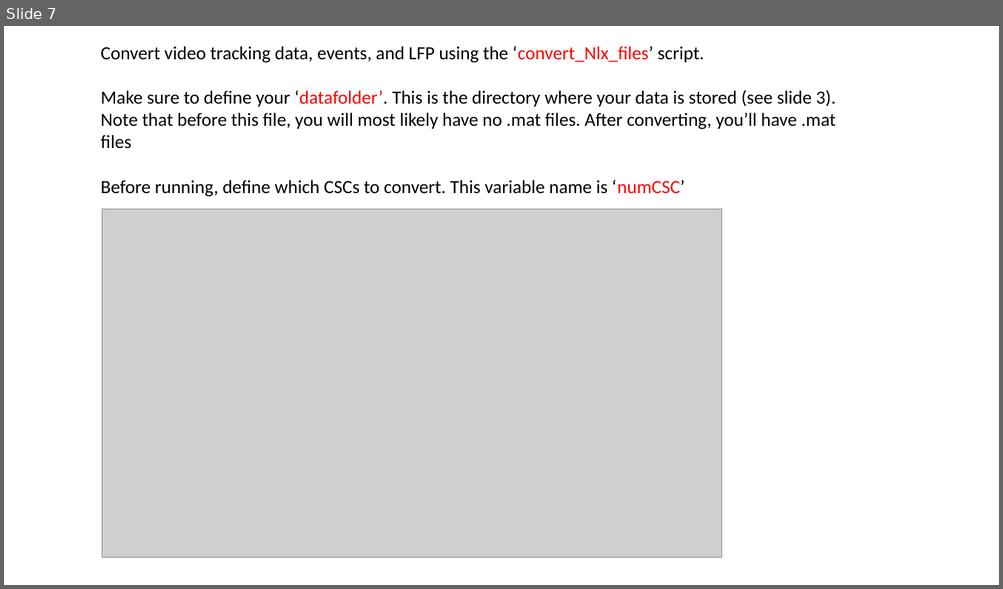
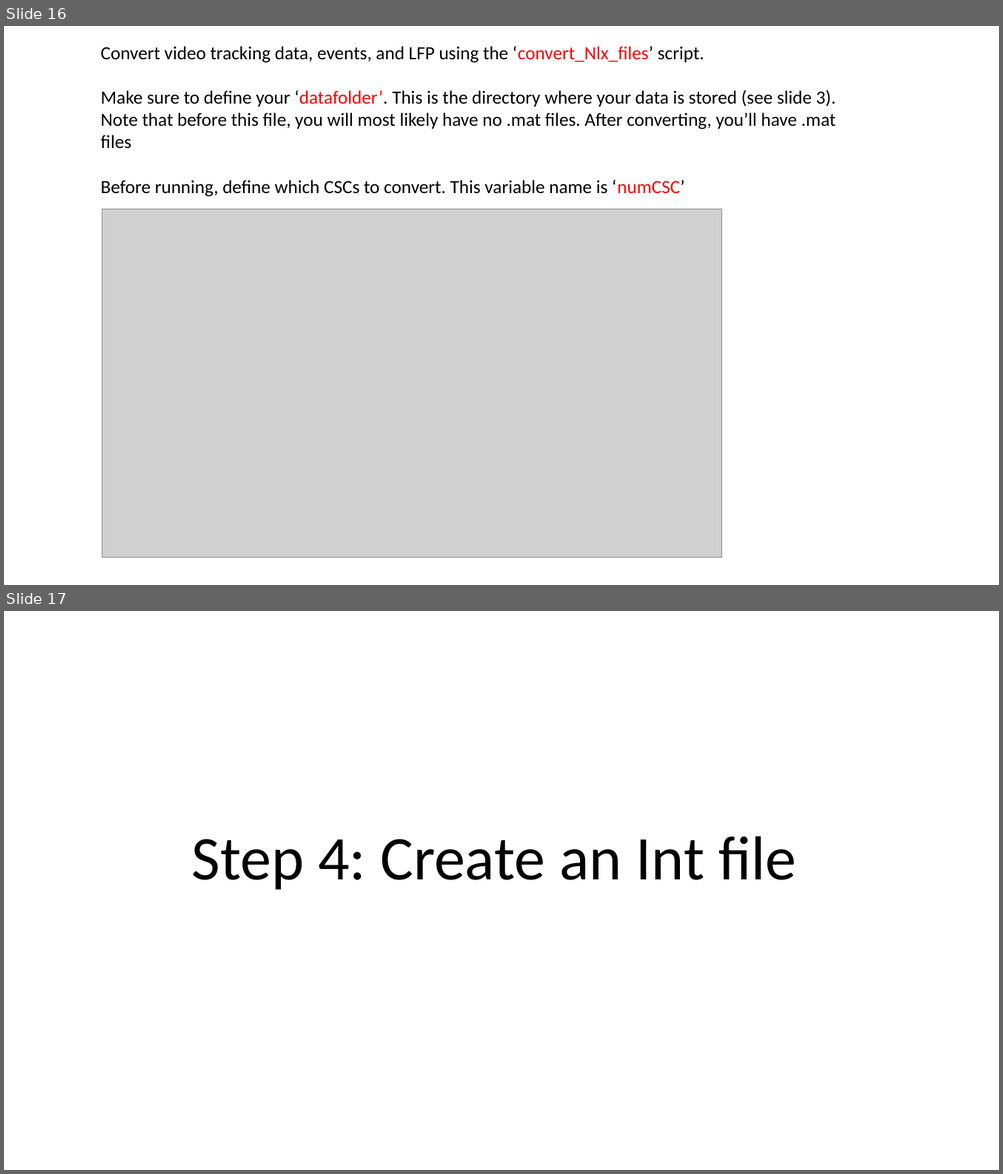
Before and after one commit to GriffinLabCode/GriffinCode, a slide deck: 1. Matlab Pipeline/Using the Matlab Pipeline.pptx. Shown one above the other, each under a label of ours: slide 7 before the commit, slides 16 and 17 after it. The pictures are 1003x589 and 1003x1174 pixels, drawn with LibreOffice and Linux fonts; fonts in the diff are those of the drawing; grey boxes stand for pictures. Boxes give left, top, right and bottom in pixels: in the first picture for what was removed or moved away, otherwise in the second. Text is boxed around its words. In the diff, an @@ line names an element or a change of style, - is before the commit and + after.

```diff
--- a/1. Matlab Pipeline/Using the Matlab Pipeline.pptx
+++ b/1. Matlab Pipeline/Using the Matlab Pipeline.pptx
@@ slide 17 added at box(4, 611, 999, 1170), background #FFFFFF @@
@@ title added at box(192, 836, 796, 890), 60 pt, text #000000 @@
+Step 4: Create an Int file
@@ what was slide 7 is now slide 16 @@
```
Also in this commit, not shown: 3 slides changed, 14 other slides added, 34 other files.
